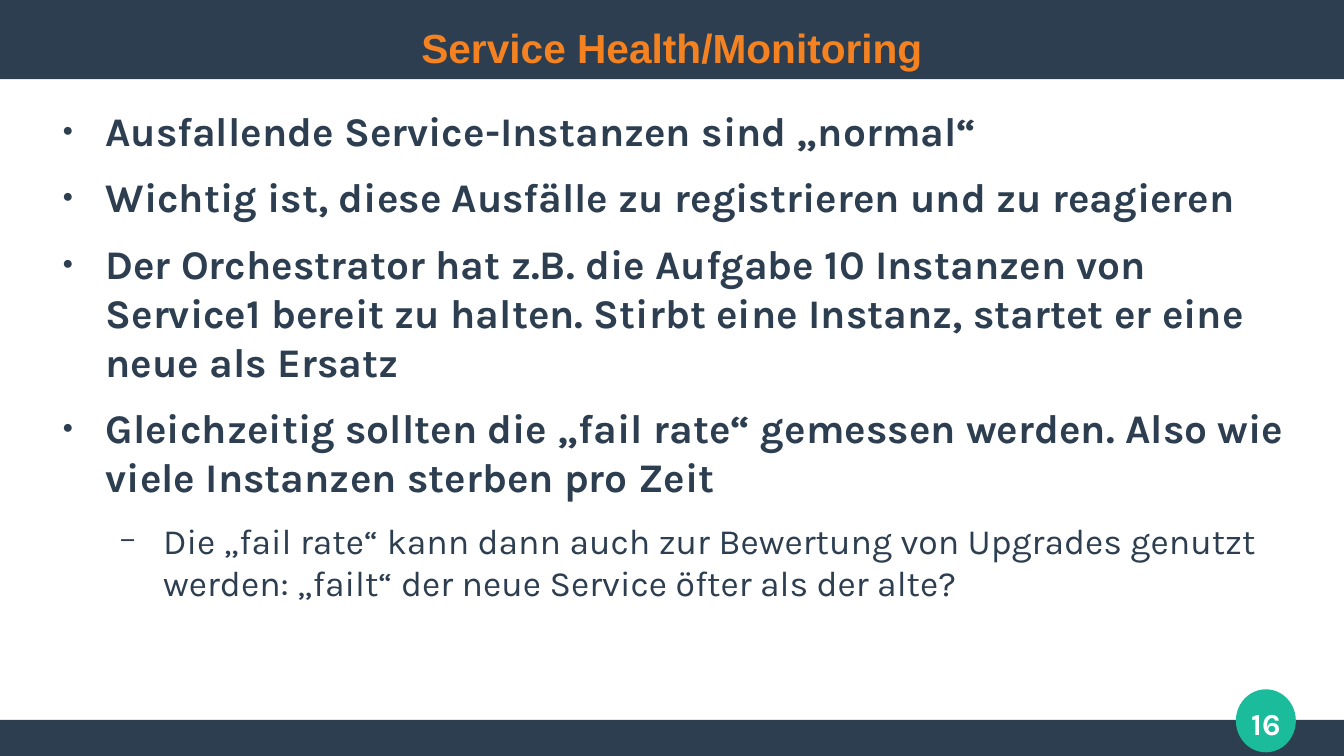
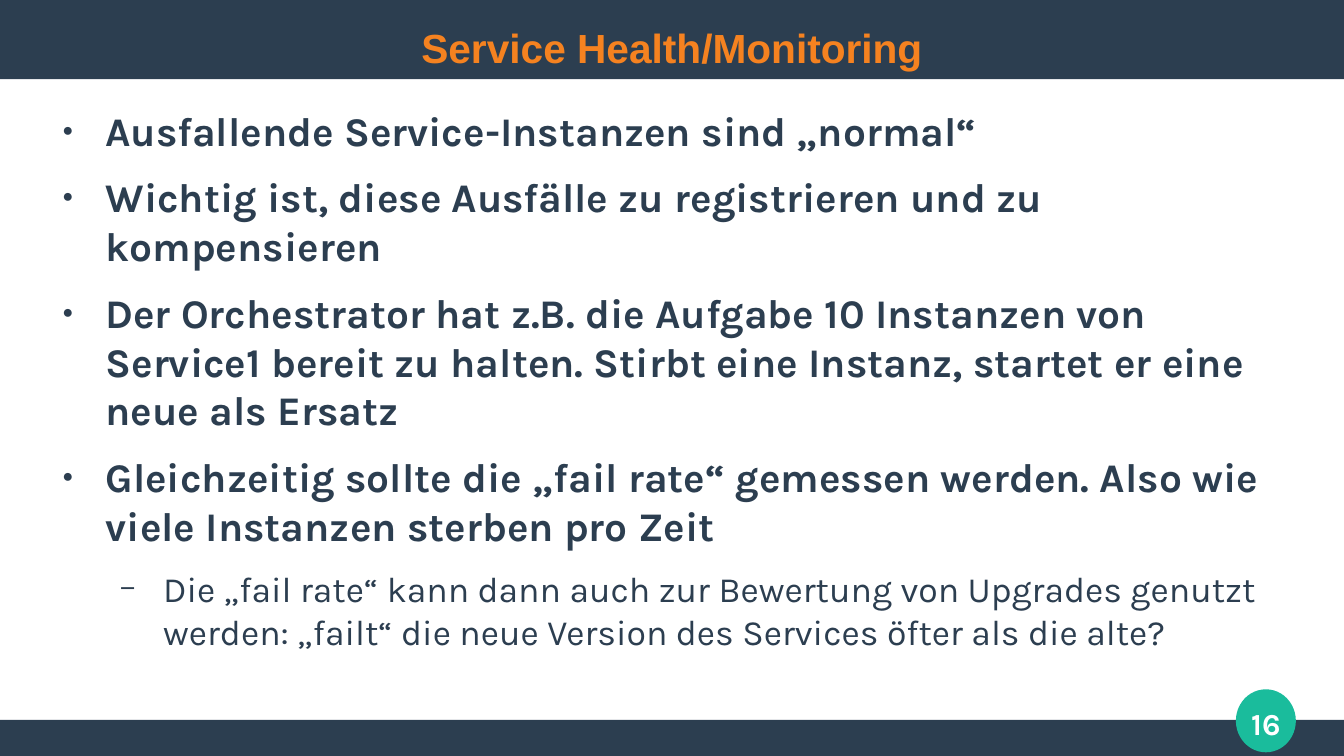
Before and after one commit to ghandmann/HS-AlbSig-WebAnwendungen2, a slide deck: slide 16 of Kapitel/10_Microservice_Architecture.odp. Drawn at 1344x756 pixels with LibreOffice and Linux fonts; fonts in the diff are those of the drawing. Boxes give left, top, right and bottom in pixels: in the first picture for what was removed or moved away, otherwise in the second. Text is boxed around its words. In the diff, an @@ line names an element or a change of style, - is before the commit and + after.

```diff
--- a/Kapitel/10_Microservice_Architecture.odp
+++ b/Kapitel/10_Microservice_Architecture.odp
@@ text at (106, 183, 1042, 271): text changed @@
-● Wichtig ist, diese Ausfälle zu registrieren und zu reagieren
+● Wichtig ist, diese Ausfälle zu registrieren und zu kompensieren
@@ text at (106, 463, 1258, 649): text changed @@
-● Gleichzeitig sollten die „fail rate“ gemessen werden. Also wie viele Instanzen sterben pro Zeit
-  − Die „fail rate“ kann dann auch zur Bewertung von Upgrades genutzt werden: „failt“ der neue Service öfter als der alte?
+● Gleichzeitig sollte die „fail rate“ gemessen werden. Also wie viele Instanzen sterben pro Zeit
+  − Die „fail rate“ kann dann auch zur Bewertung von Upgrades genutzt werden: „failt“ die neue Version des Services öfter als die alte?
```
Also in this commit, not shown: 4 other slides changed, 7 slides added, 1 other file.
